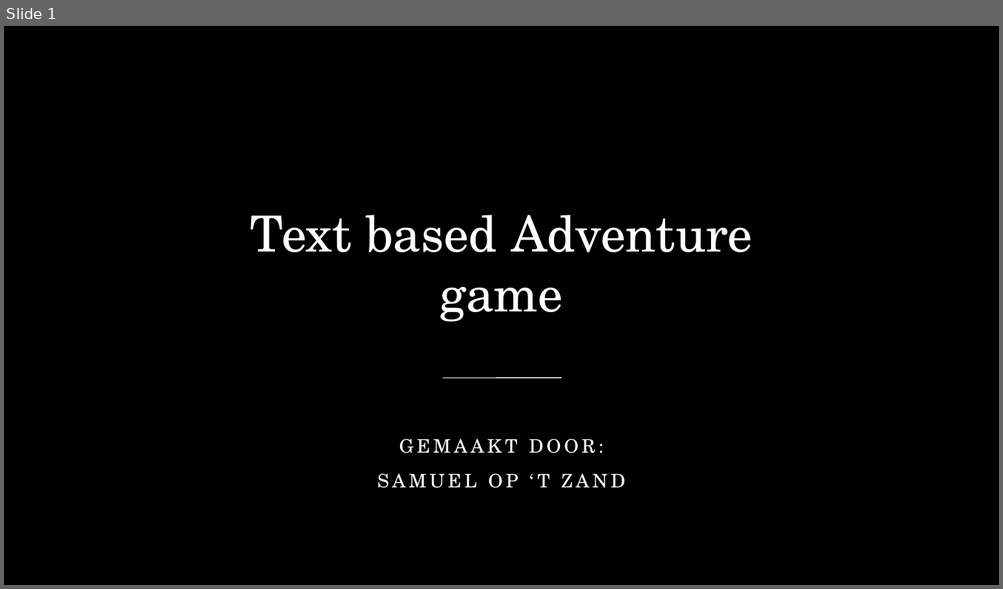
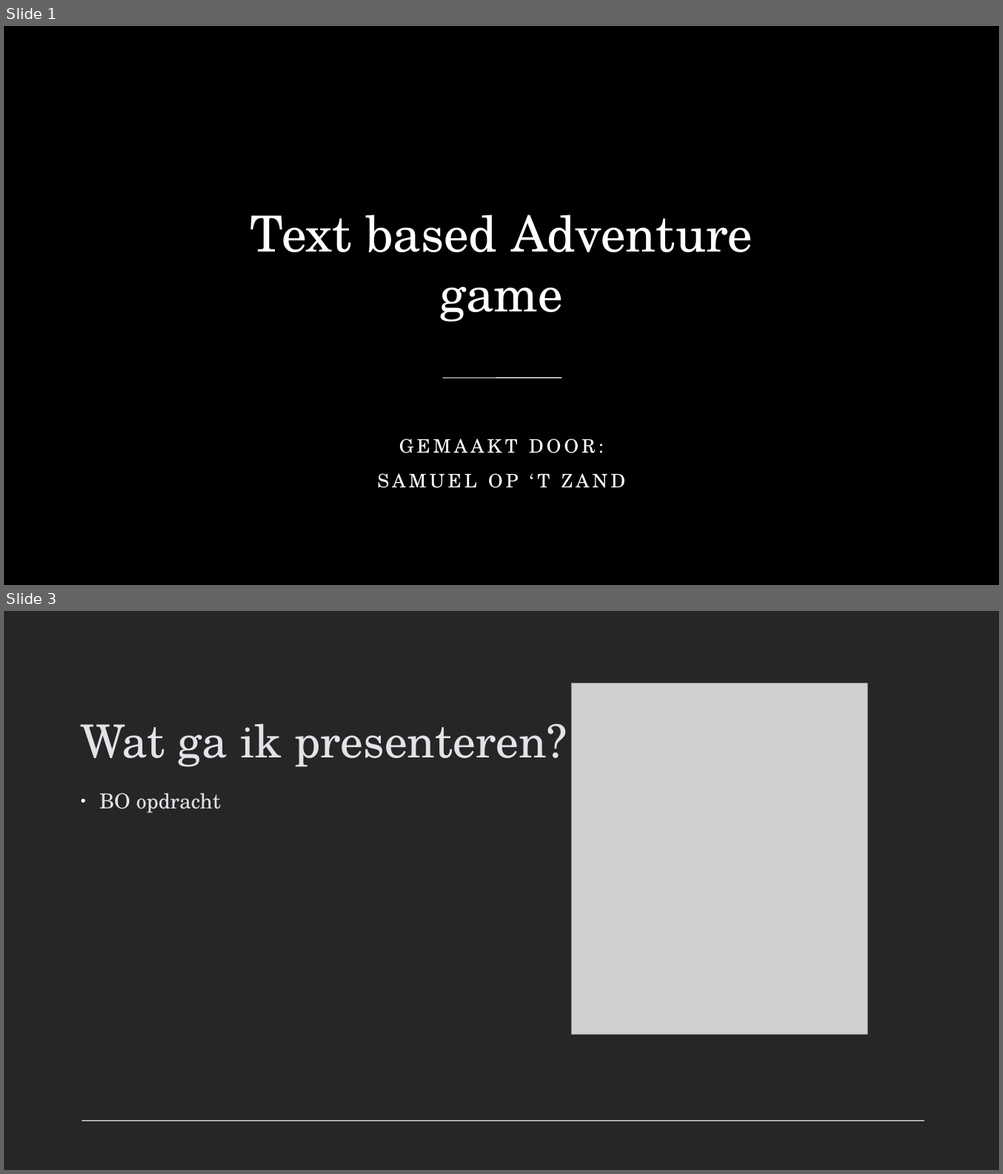
Before and after one commit to SamuelOptZand/Textbased_Adventure, a slide deck: Text based Adventure game.odp. Shown one above the other, each under a label of ours: slide 1 before the commit, slides 1 and 3 after it; the slides between them are not shown. The pictures are 1003x589 and 1003x1174 pixels, drawn with LibreOffice and Linux fonts; fonts in the diff are those of the drawing; grey boxes stand for pictures; background and template pictures are left out. Boxes give left, top, right and bottom in pixels: in the first picture for what was removed or moved away, otherwise in the second. Text is boxed around its words. In the diff, an @@ line names an element or a change of style, - is before the commit and + after.

```diff
--- a/Text based Adventure game.odp
+++ b/Text based Adventure game.odp
@@ slide 3 added at [4,611,999,1170], background #262626; not listed: 1 template element that a slide beside it also shows @@
@@ picture added at [571,684,868,1035] @@
@@ title added at [81,723,567,767], 44 pt, text #E2E3E8 @@
+Wat ga ik presenteren?
@@ text added at [99,793,221,813], 20 pt, text #E2E3E8 @@
+• BO opdracht
```
Also in this commit, not shown: 5 other slides added, 2 slides removed, 1 other file.
